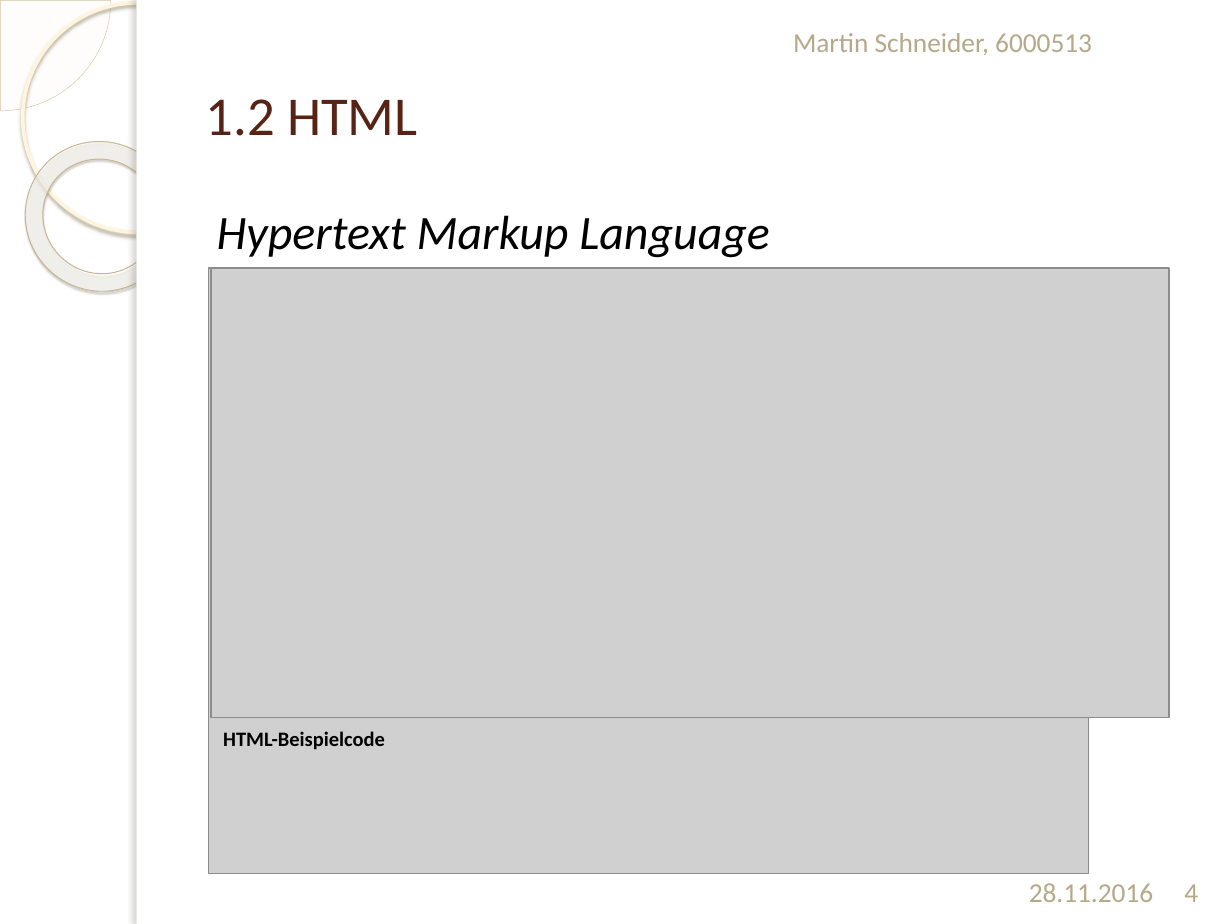
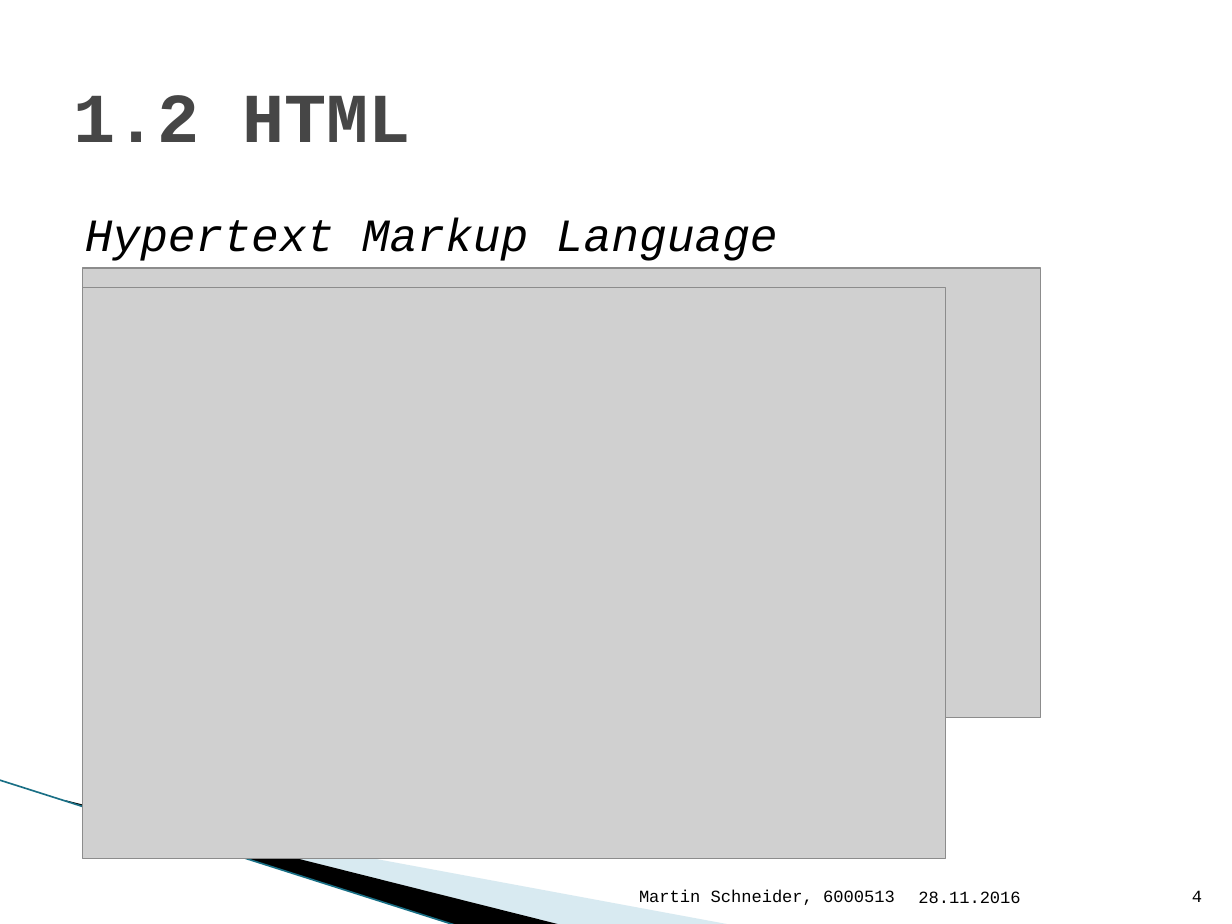
Before and after one commit to Bondzio/Stuff, a slide deck: slide 4 of Bachelor/Präsentation Bachelor.pptx. Drawn at 1232x924 pixels with LibreOffice and Linux fonts; fonts in the diff are those of the drawing; grey boxes stand for pictures; background and template pictures are left out. Boxes give left, top, right and bottom in pixels: in the first picture for what was removed or moved away, otherwise in the second. Text is boxed around its words. In the diff, an @@ line names an element or a change of style, - is before the commit and + after.

```diff
--- a/Bachelor/Präsentation Bachelor.pptx
+++ b/Bachelor/Präsentation Bachelor.pptx
@@ pie slice (boxed as its full ellipse) removed at bbox=[0, 0, 111, 111] @@
@@ ellipse removed at bbox=[22, 2, 251, 232] @@
@@ rectangle removed at bbox=[137, 0, 1232, 920] @@
@@ rectangle removed at bbox=[137, 0, 147, 924] @@
@@ title "1.2 HTML": place and size @@
-title "1.2 HTML" at bbox=[206, 99, 418, 136]
+title "1.2 HTML" at bbox=[74, 95, 410, 142]
@@ title "1.2 HTML" at bbox=[74, 95, 410, 142]: size 32 to 41 pt, font Calibri to Courier New, text colour #572314 to #464646, bold on @@
@@ donut removed at bbox=[0, 111, 206, 322] @@
@@ text "Hypertext Markup Language": place and size @@
-text "Hypertext Markup Language" at bbox=[217, 215, 770, 258]
+text "Hypertext Markup Language" at bbox=[85, 218, 778, 261]
@@ text "Hypertext Markup Language" at bbox=[85, 218, 778, 261]: size 28 to 27 pt, font Calibri to Courier New; less space between paragraphs @@
@@ picture: place and size @@
-picture at bbox=[211, 269, 1169, 718]
+picture at bbox=[83, 269, 1041, 718]
@@ picture: place and size @@
-picture at bbox=[208, 269, 1089, 875]
+picture at bbox=[83, 287, 946, 857]
@@ text "HTML-Beispielcode": place and size @@
-text "HTML-Beispielcode" at bbox=[223, 731, 385, 750]
+text "HTML-Beispielcode" at bbox=[83, 721, 299, 758]
@@ text "HTML-Beispielcode" at bbox=[83, 721, 299, 758]: font Calibri to Courier New @@
@@ line added from (0, 780) to (457, 924), #97C5D8 0.95 pt @@
@@ freeform shape added at bbox=[65, 800, 563, 924], fill #000000 @@
@@ freeform shape added at bbox=[68, 801, 733, 924], fill #A0CBDC at 40% opacity @@
@@ text "Martin Schneider, 6000513": place and size @@
-text "Martin Schneider, 6000513" at bbox=[793, 33, 1092, 55]
+text "Martin Schneider, 6000513" at bbox=[639, 890, 895, 905]
@@ text "Martin Schneider, 6000513" at bbox=[639, 890, 895, 905]: size 16 to 10 pt, font Calibri to Courier New, text colour #B6A98A to #000000; alignment left to right @@
@@ text "28.11.2016": place and size @@
-text "28.11.2016" at bbox=[1029, 883, 1153, 902]
+text "28.11.2016" at bbox=[918, 891, 1020, 903]
@@ text "28.11.2016" at bbox=[918, 891, 1020, 903]: size 16 to 10 pt, font Calibri to Courier New, text colour #B6A98A to #000000; alignment right to left @@
@@ page number: place and size @@
-page number at bbox=[1184, 884, 1198, 902]
+page number at bbox=[1192, 890, 1202, 902]
@@ page number at bbox=[1192, 890, 1202, 902]: size 16 to 10 pt, font Calibri to Courier New, text colour #B6A98A to #000000; alignment centre to right @@
```
Also in this commit, not shown: 10 other slides changed, 5 other files.
